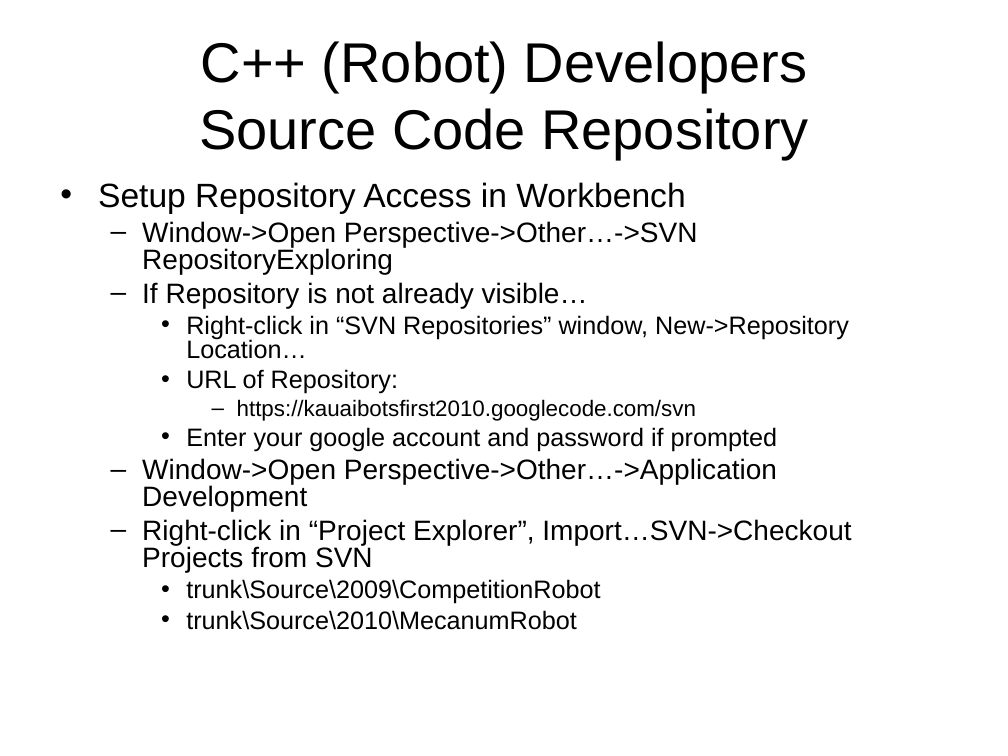
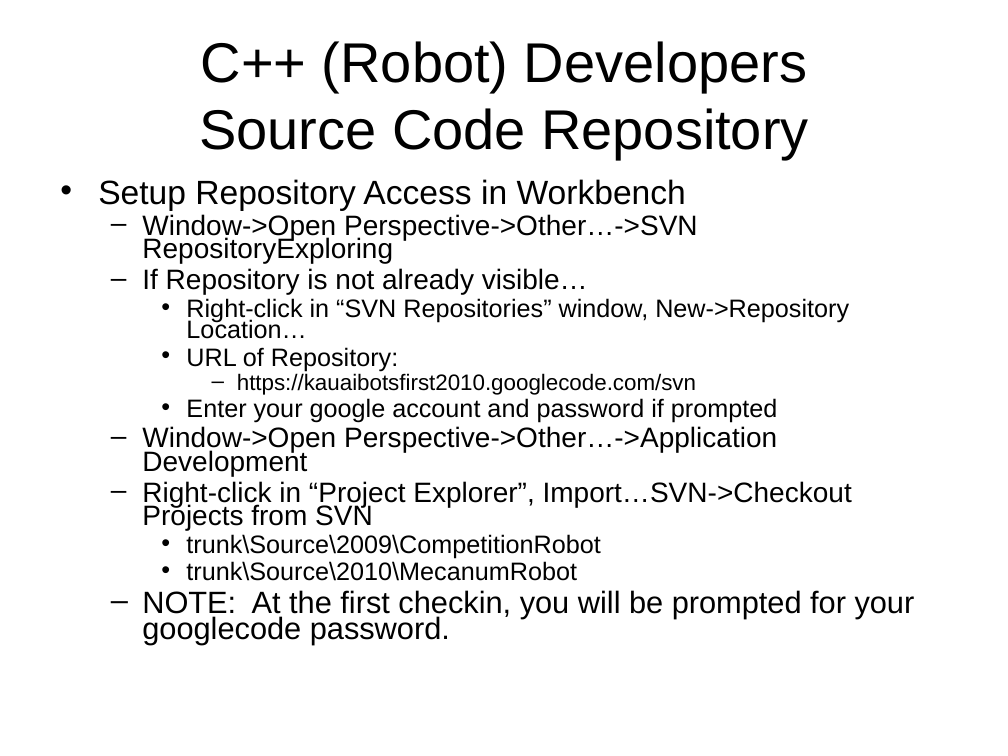
Before and after one commit to kauailabs/kauaibotsfirst2010, a slide deck: slide 5 of Documentation/Organization/DevSystemSetup.ppt. Drawn at 1008x756 pixels with LibreOffice and Linux fonts; fonts in the diff are those of the drawing. Boxes give left, top, right and bottom in pixels: in the first picture for what was removed or moved away, otherwise in the second. Text is boxed around its words. In the diff, an @@ line names an element or a change of style, - is before the commit and + after.

Commit message:
Updated instructions for 2012 FIRST Robotics season.

```diff
--- a/Documentation/Organization/DevSystemSetup.ppt
+++ b/Documentation/Organization/DevSystemSetup.ppt
@@ text at bbox=[98, 179, 852, 581]: line spacing 0.8 to 0.7 @@
@@ text at bbox=[142, 590, 915, 645]: paragraph added @@
+  – NOTE: At the first checkin, you will be prompted for your googlecode password.
```
